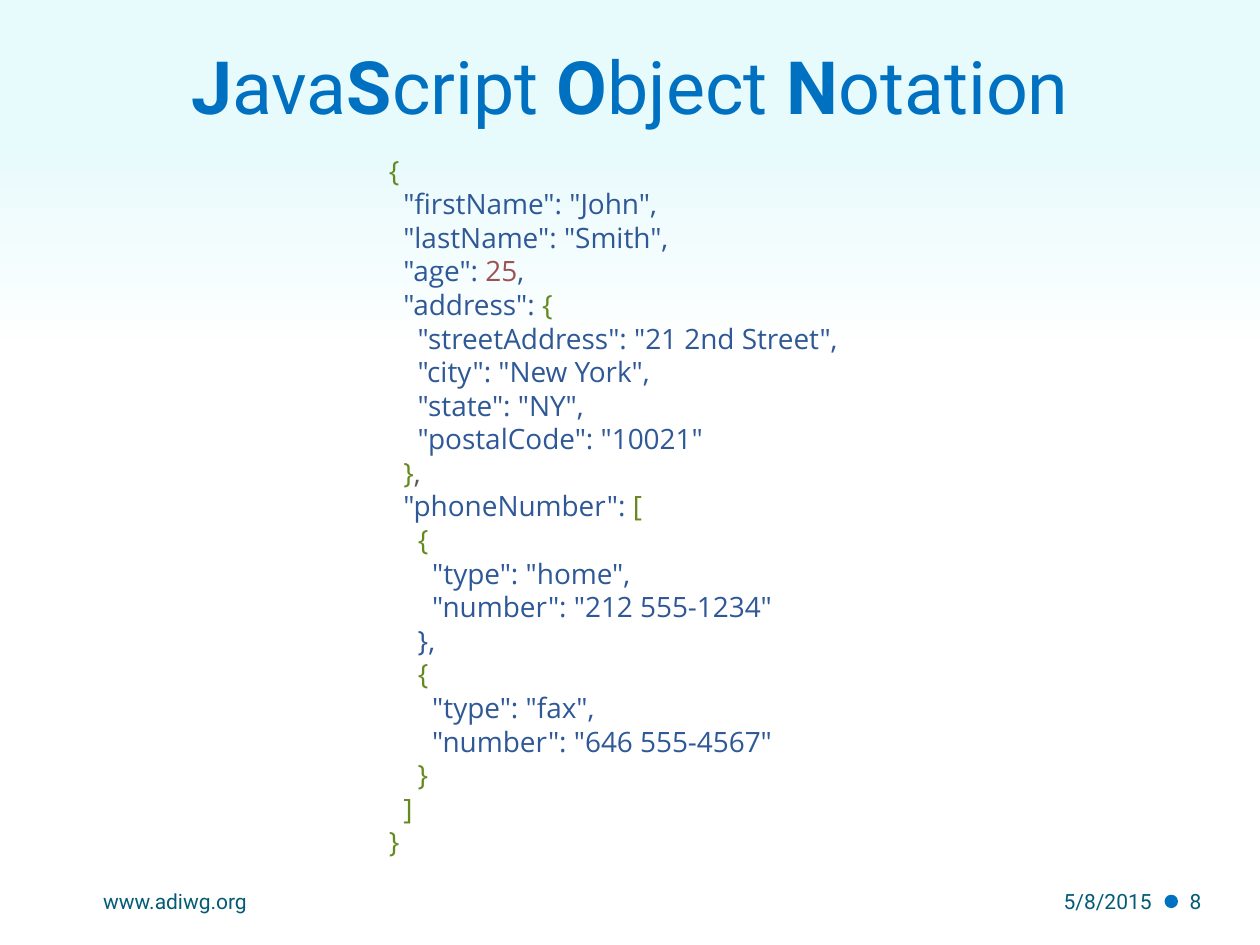
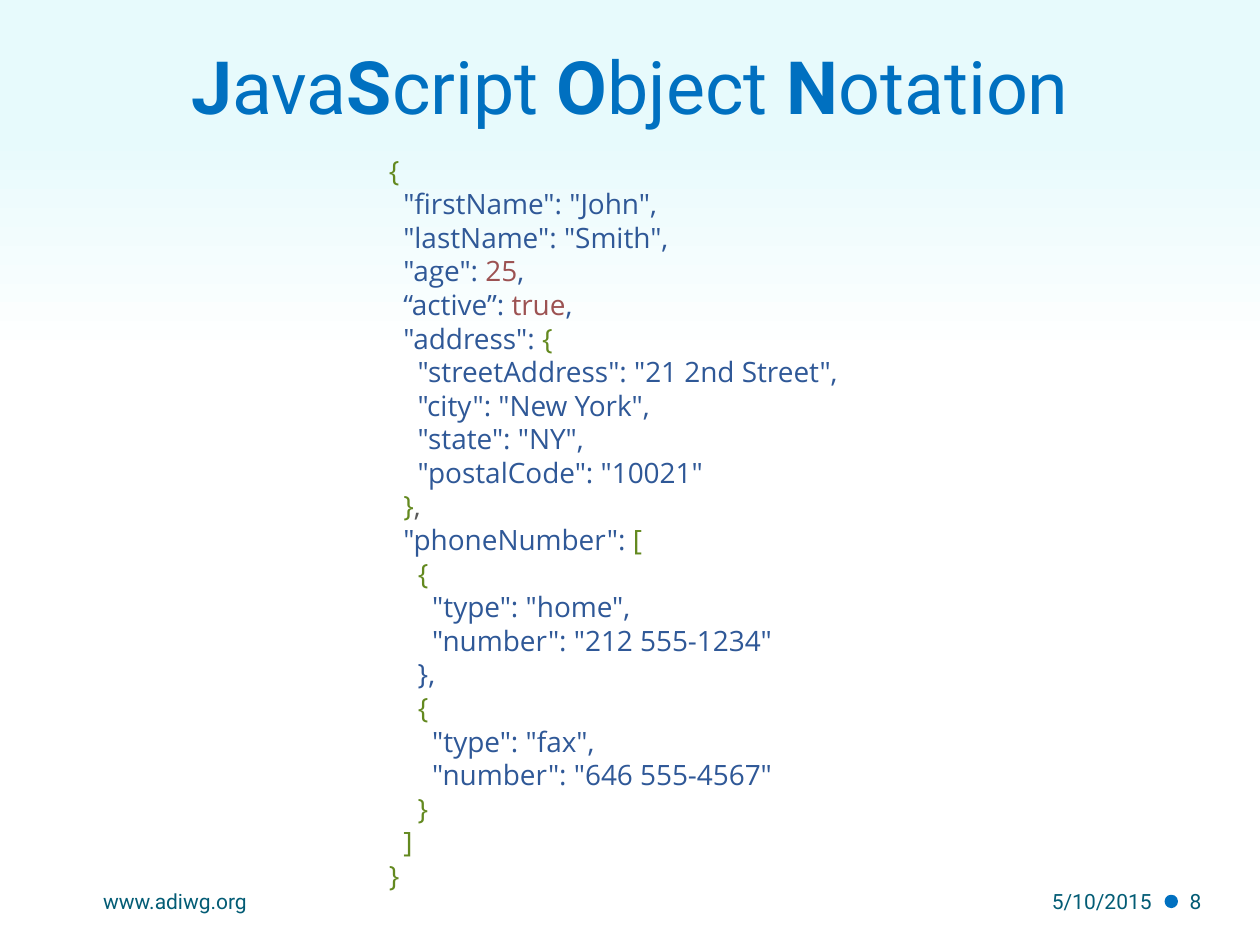
Before and after one commit to adiwg/mdWorkshop, a slide deck: slide 8 of S1.2_Toolkit_Development.pptx. Drawn at 1260x945 pixels with LibreOffice and Linux fonts; fonts in the diff are those of the drawing; background and template pictures are left out. Boxes give left, top, right and bottom in pixels: in the first picture for what was removed or moved away, otherwise in the second. Text is boxed around its words. In the diff, an @@ line names an element or a change of style, - is before the commit and + after.

```diff
--- a/S1.2_Toolkit_Development.pptx
+++ b/S1.2_Toolkit_Development.pptx
@@ text at box(403, 294, 573, 319): paragraph added @@
+“active”: true,
@@ text at box(1052, 894, 1152, 911): text changed @@
-5/8/2015
+5/10/2015
```
Also in this commit, not shown: 13 other slides changed, 4 other files.
